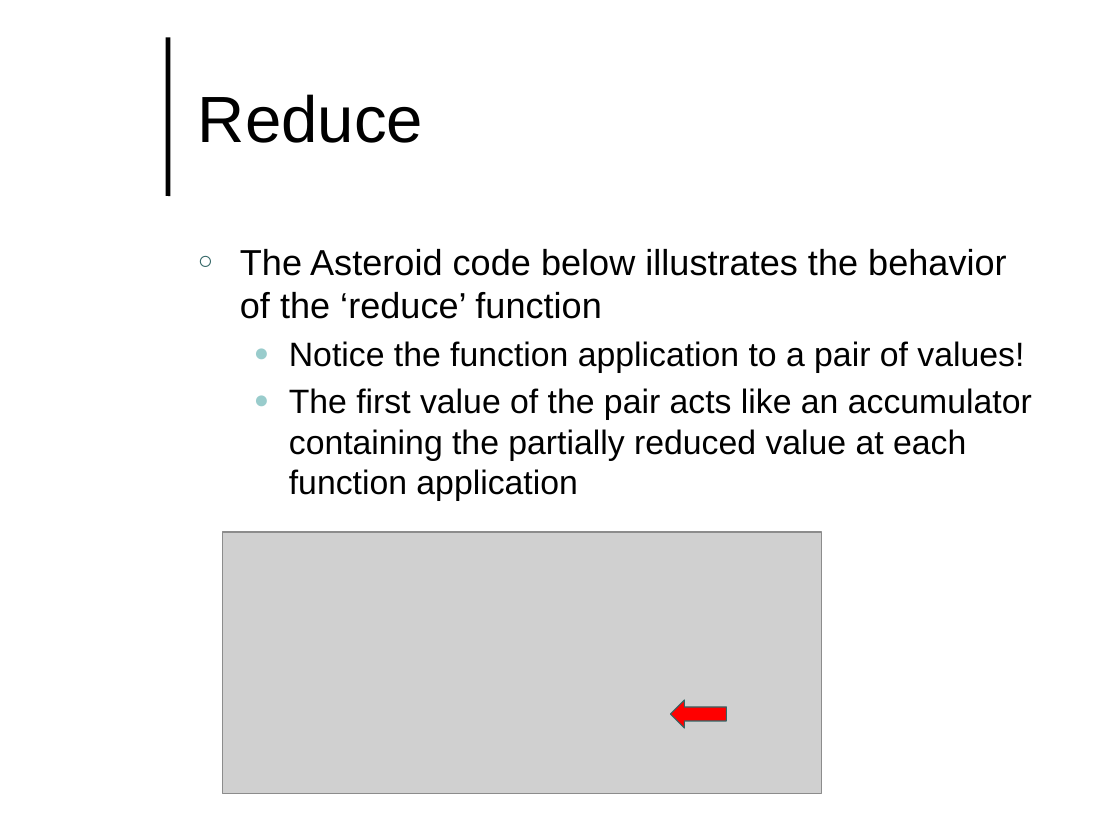
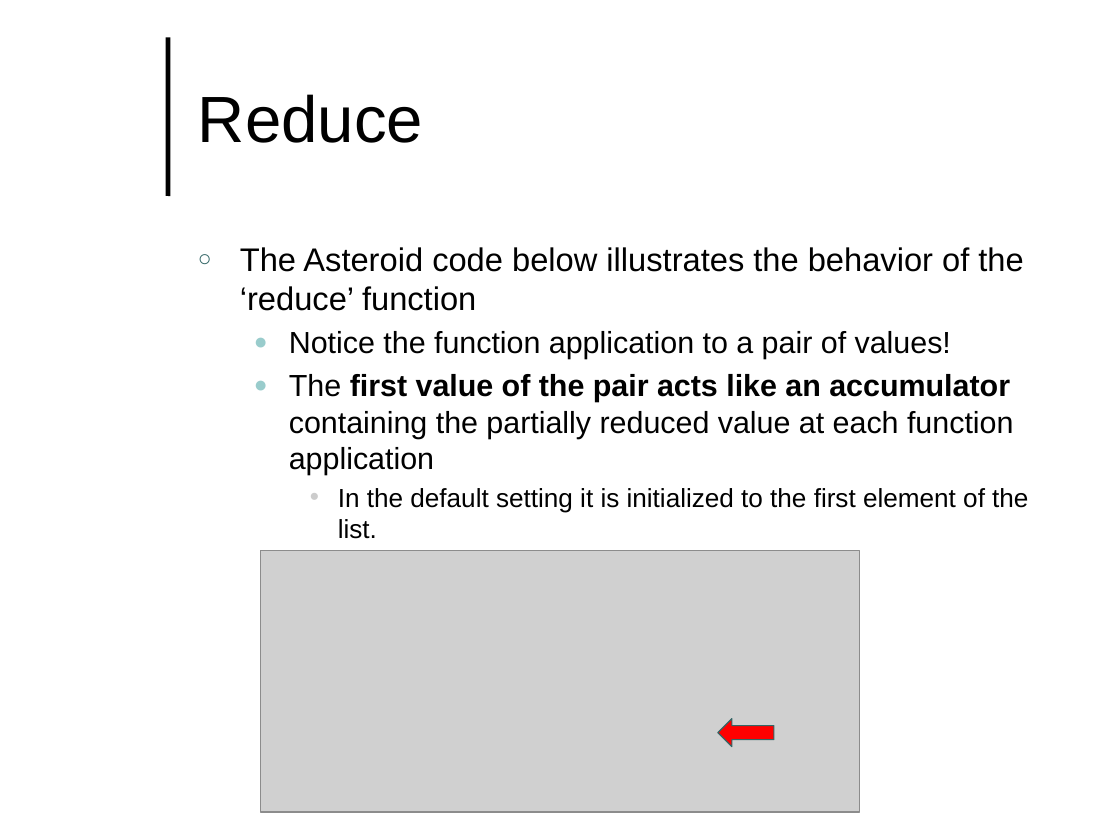
Before and after one commit to lutzhamel/CSC493, a slide deck: slide 16 of notes/csc493-ln012.pptx. Drawn at 1120x840 pixels with LibreOffice and Linux fonts; fonts in the diff are those of the drawing; grey boxes stand for pictures; background and template pictures are left out. Boxes give left, top, right and bottom in pixels: in the first picture for what was removed or moved away, otherwise in the second. Text is boxed around its words. In the diff, an @@ line names an element or a change of style, - is before the commit and + after.

```diff
--- a/notes/csc493-ln012.pptx
+++ b/notes/csc493-ln012.pptx
@@ text at (240, 247, 1023, 475): size 23.2 to 21 pt in "The Asteroid code below illustrates the behavior ..."; size 21.7 to 19.6 pt in "Notice the function application to a pair ...", "The first value of the pair acts ..."; bold on in "first value of the pair acts like ..." @@
@@ text at (338, 488, 1028, 512): paragraph added @@
+    • In the default setting it is initialized to the first element of the list.
@@ picture: place and size @@
-picture at (223, 532, 822, 793)
+picture at (261, 551, 860, 812)
@@ left arrow: place and size @@
-left arrow at (671, 700, 727, 728)
+left arrow at (718, 719, 774, 747)
```
Also in this commit, not shown: 1 other slide changed, 1 other file.
